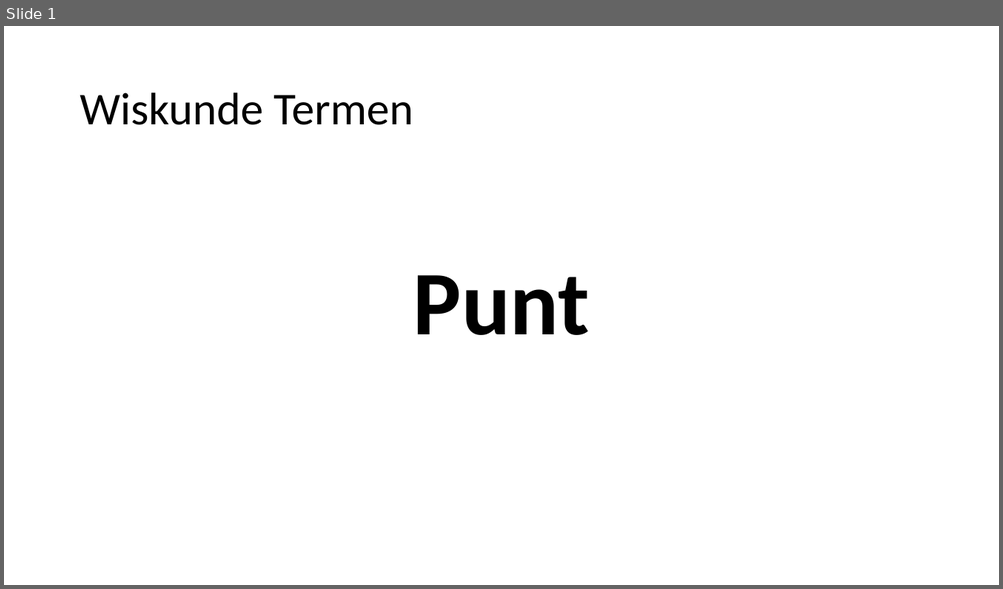
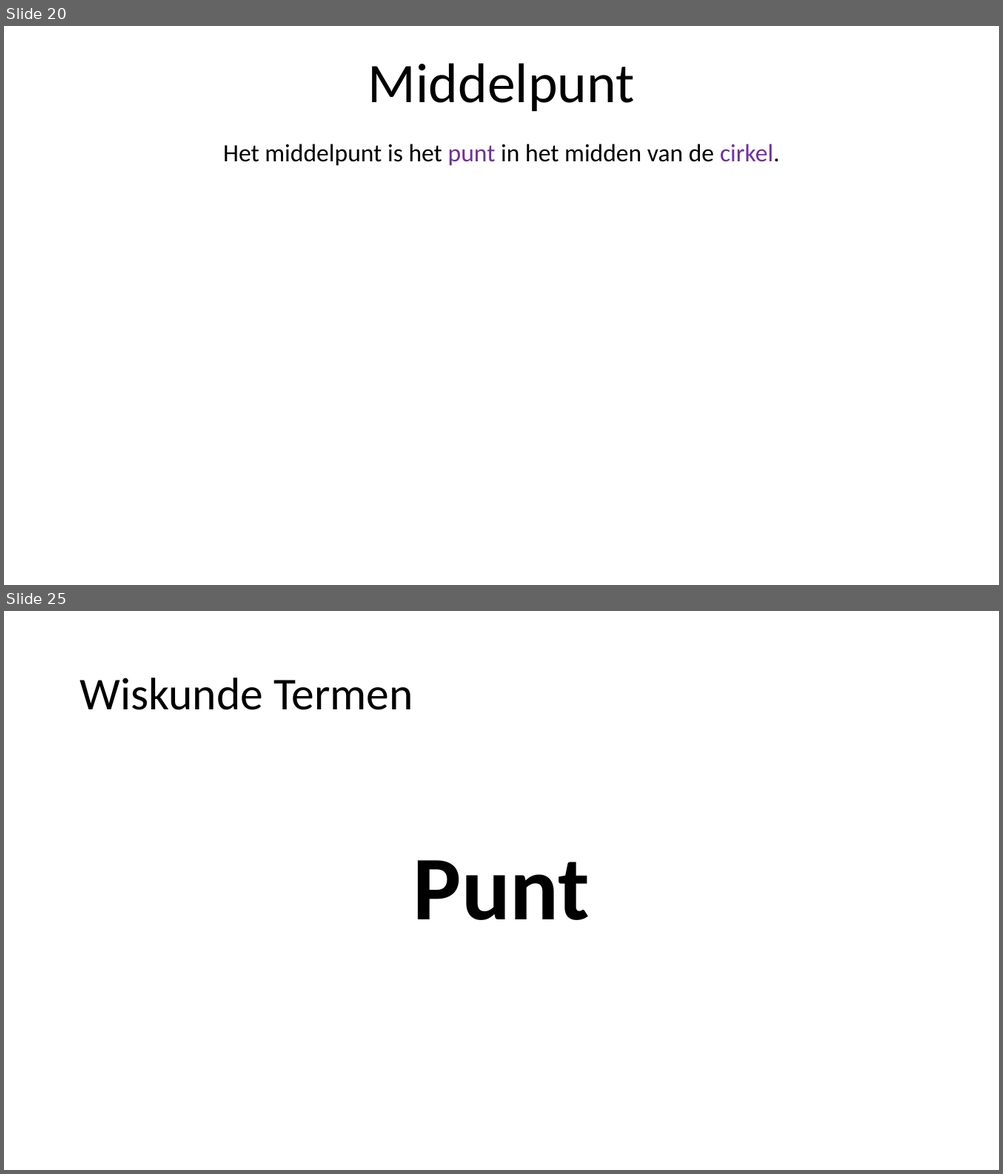
Before and after one commit to heinvinkel/wiskundetermen, a slide deck: meetkunde/AAAAMeetkunde.pptx. Shown one above the other, each under a label of ours: slide 1 before the commit, slides 20 and 25 after it; the slides between them are not shown. The pictures are 1003x589 and 1003x1174 pixels, drawn with LibreOffice and Linux fonts; fonts in the diff are those of the drawing. Boxes give left, top, right and bottom in pixels: in the first picture for what was removed or moved away, otherwise in the second. Text is boxed around its words. In the diff, an @@ line names an element or a change of style, - is before the commit and + after.

```diff
--- a/meetkunde/AAAAMeetkunde.pptx
+++ b/meetkunde/AAAAMeetkunde.pptx
@@ slide 20 added at [4,26,999,585], background #FFFFFF @@
@@ title added at [368,63,634,112], 54 pt, text #000000 @@
+Middelpunt
@@ subtitle added at [223,144,780,166], 24 pt, text #000000 @@
+Het middelpunt is het punt in het midden van de cirkel.
@@ what was slide 1 is now slide 25 @@
```
Also in this commit, not shown: 23 other slides added, 13 other files.
